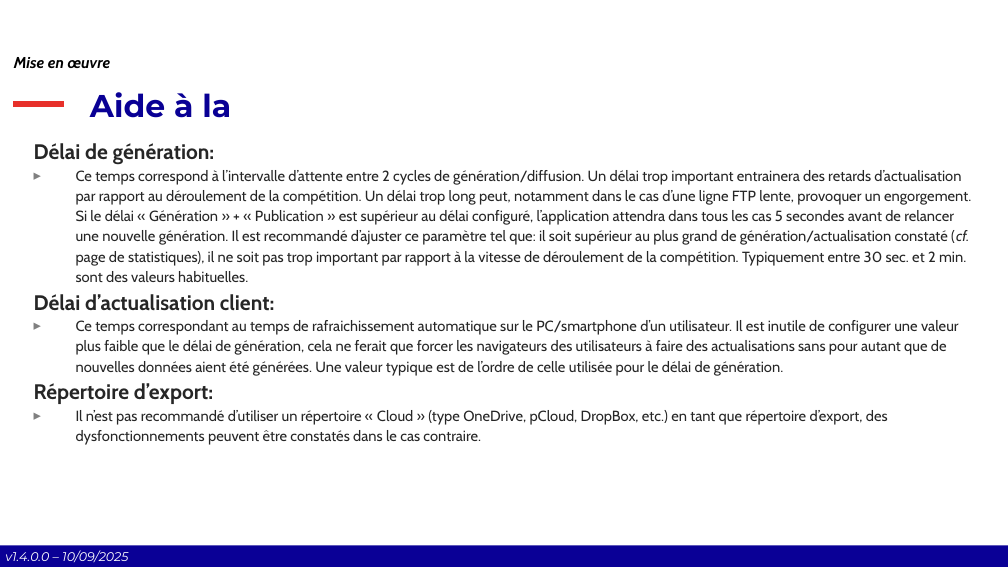
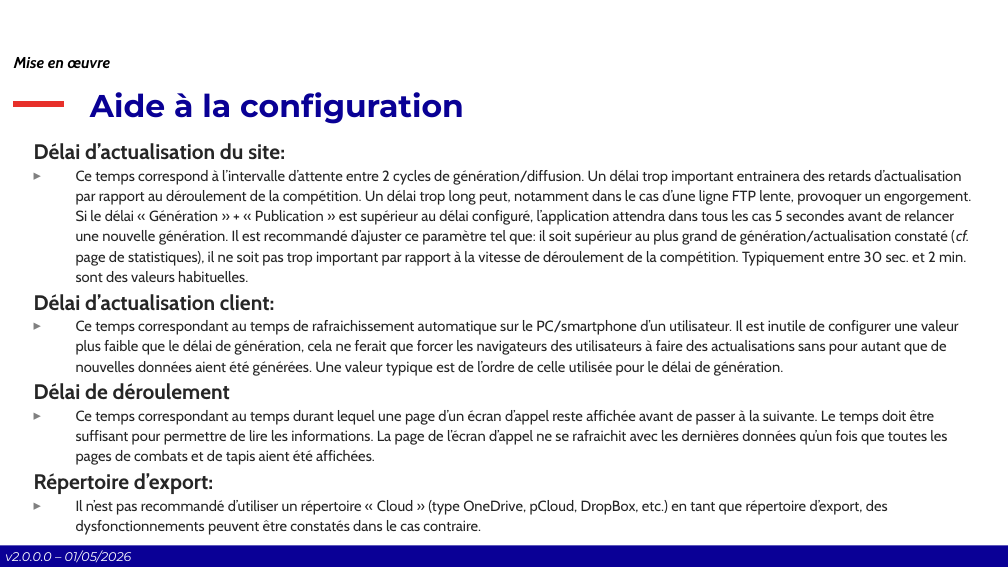
Before and after one commit to Comite-Rhone-Judo/PublicationSuiviCompetition, a slide deck: slide 14 of AppPublication/Documentation/PublicationSuiviCompetition - Manuel d'utilisation.pptx (slide 27 before the commit). Drawn at 1008x567 pixels with LibreOffice and Linux fonts; fonts in the diff are those of the drawing; background and template pictures are left out. Boxes give left, top, right and bottom in pixels: in the first picture for what was removed or moved away, otherwise in the second. Text is boxed around its words. In the diff, an @@ line names an element or a change of style, - is before the commit and + after.

```diff
--- a/AppPublication/Documentation/PublicationSuiviCompetition - Manuel d'utilisation.pptx
+++ b/AppPublication/Documentation/PublicationSuiviCompetition - Manuel d'utilisation.pptx
@@ title at bbox=[90, 92, 464, 124]: text changed @@
-Aide à la
+Aide à la configuration
@@ text at bbox=[34, 143, 285, 160]: text changed @@
-Délai de génération:
+Délai d’actualisation du site:
@@ text at bbox=[34, 383, 947, 465]: paragraphs added @@
+Délai de déroulement
+▸ Ce temps correspondant au temps durant lequel une page d’un écran d’appel reste affichée avant de passer à la suivante. Le temps doit être suffisant pour permettre de lire les informations. La page de l’écran d’appel ne se rafraichit avec les dernières données qu’un fois que toutes les pages de combats et de tapis aient été affichées.
@@ text at bbox=[5, 550, 132, 563]: text changed @@
-v1.4.0.0 – 10/09/2025
+v2.0.0.0 – 01/05/2026
```
Also in this commit, not shown: 38 other slides changed, 3 slides added, 2 other files.
